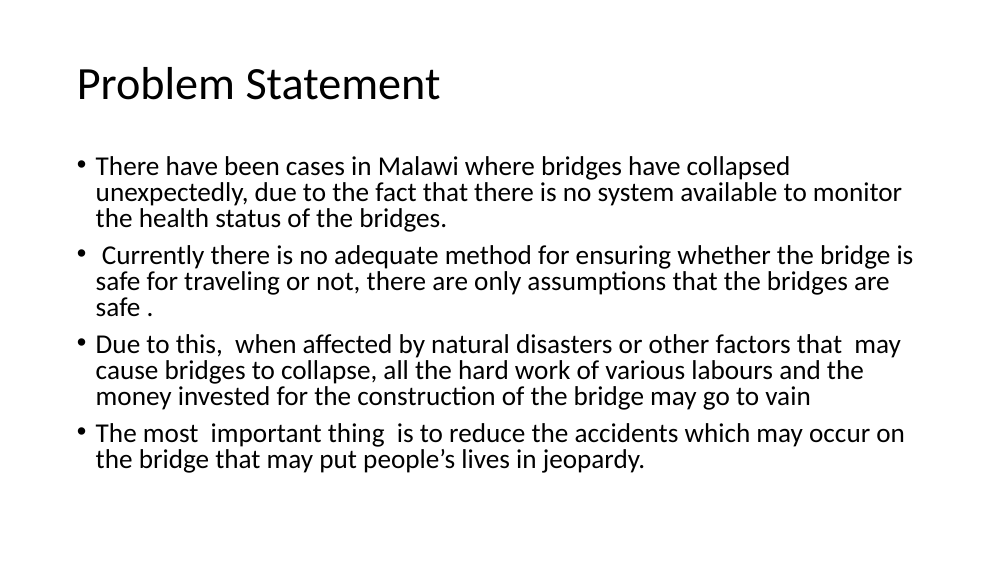
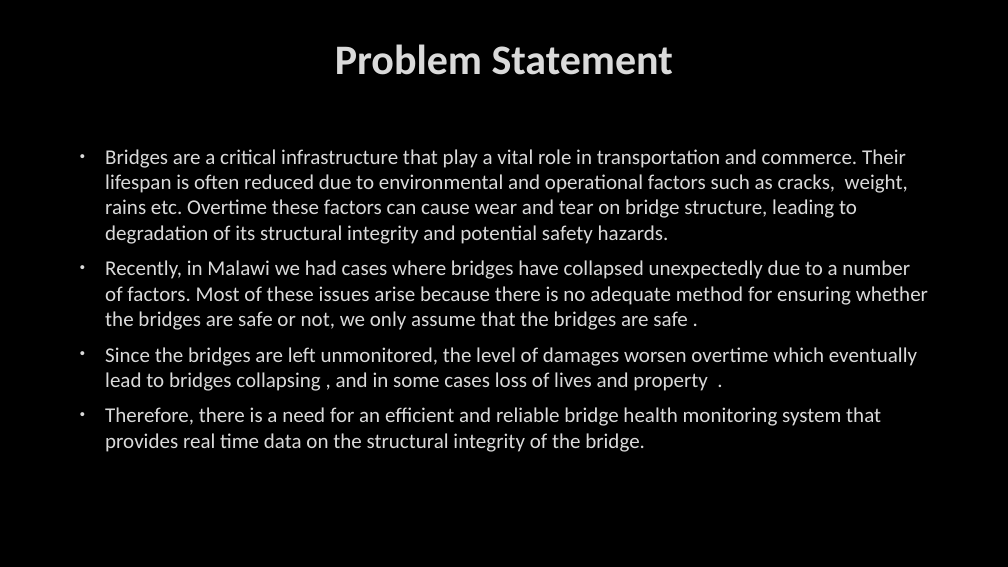
Before and after one commit to patrickmabziness360/Bridge_Health_Monitoring_System, a slide deck: slide 2 of Project Documents/IOT BRIDGE HEALTH MONITORING SYSTEM.pptx. Drawn at 1008x567 pixels with LibreOffice and Linux fonts; fonts in the diff are those of the drawing; background and template pictures are left out. Boxes give left, top, right and bottom in pixels: in the first picture for what was removed or moved away, otherwise in the second. Text is boxed around its words. In the diff, an @@ line names an element or a change of style, - is before the commit and + after.

```diff
--- a/Project Documents/IOT BRIDGE HEALTH MONITORING SYSTEM.pptx
+++ b/Project Documents/IOT BRIDGE HEALTH MONITORING SYSTEM.pptx
@@ background #FFFFFF to picture (left out) @@
@@ title "Problem Statement" moved from (x1=77, y1=67, x2=441, y2=100) to (x1=335, y1=44, x2=673, y2=75) @@
@@ title "Problem Statement" at (x1=335, y1=44, x2=673, y2=75): size 44 to 40 pt, text colour #000000 to #DADADA, letter outline none to #404040 0.75 pt, bold on; alignment left to centre; line spacing 0.9 to 1 @@
@@ text at (x1=105, y1=149, x2=928, y2=452): text changed; size 25.9 to 20 pt; text colour #000000 to #DADADA @@
-• There have been cases in Malawi where bridges have collapsed unexpectedly, due to the fact that there is no system available to monitor the health status of the bridges.
-• Currently there is no adequate method for ensuring whether the bridge is safe for traveling or not, there are only assumptions that the bridges are safe .
-• Due to this, when affected by natural disasters or other factors that may cause bridges to collapse, all the hard work of various labours and the money invested for the construction of the bridge may go to vain
-• The most important thing is to reduce the accidents which may occur on the bridge that may put people’s lives in jeopardy.
+• Bridges are a critical infrastructure that play a vital role in transportation and commerce. Their lifespan is often reduced due to environmental and operational factors such as cracks, weight, rains etc. Overtime these factors can cause wear and tear on bridge structure, leading to degradation of its structural integrity and potential safety hazards.
+• Recently, in Malawi we had cases where bridges have collapsed unexpectedly due to a number of factors. Most of these issues arise because there is no adequate method for ensuring whether the bridges are safe or not, we only assume that the bridges are safe .
+• Since the bridges are left unmonitored, the level of damages worsen overtime which eventually lead to bridges collapsing , and in some cases loss of lives and property .
+• Therefore, there is a need for an efficient and reliable bridge health monitoring system that provides real time data on the structural integrity of the bridge.
```
Also in this commit, not shown: 5 other slides changed, 1 slide added, 2 slides removed, 1 other file.
